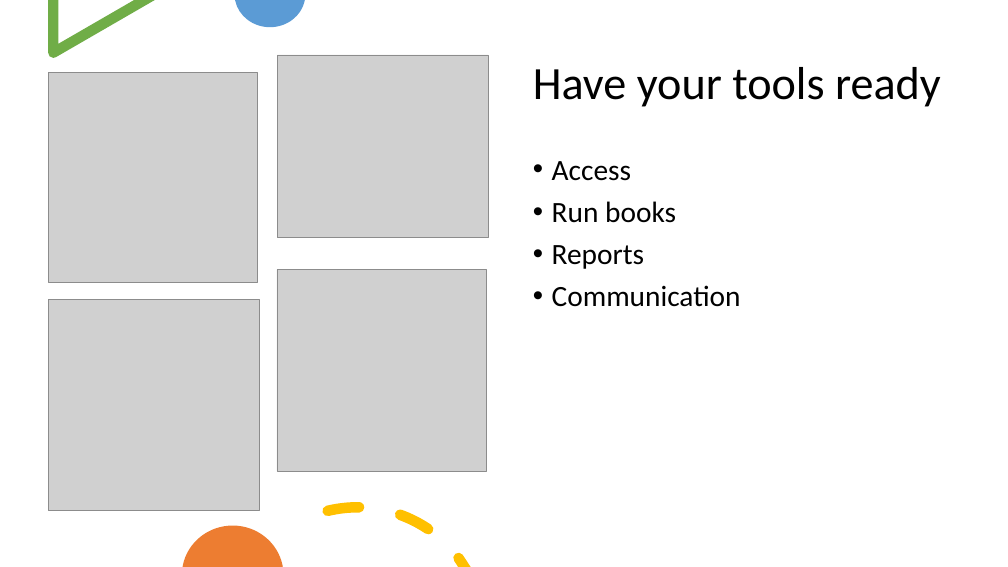
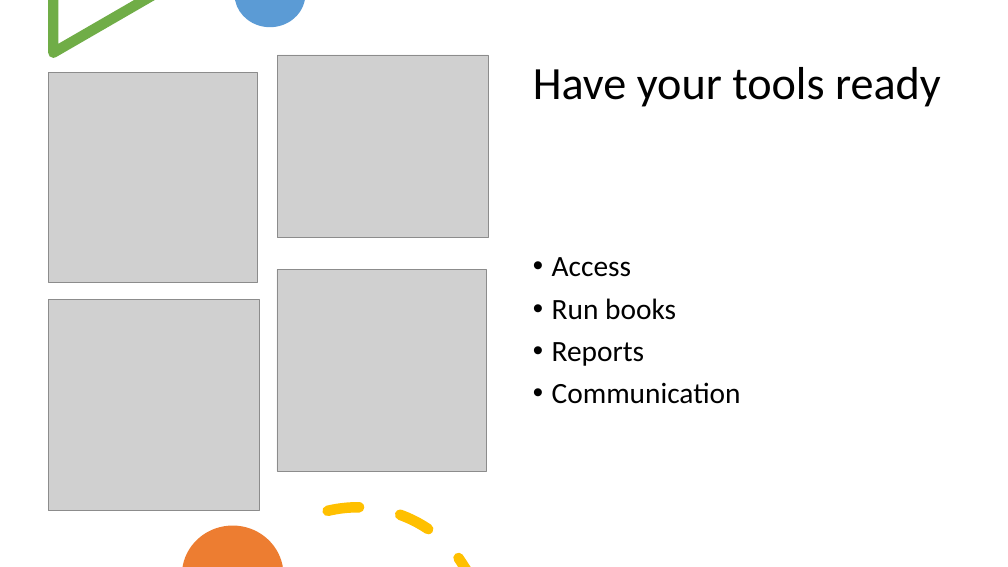
Before and after one commit to qbalsdon/qbalsdon.github.io, a slide deck: slide 5 of presentations/prod_support.pptx. Drawn at 1008x567 pixels with LibreOffice and Linux fonts; fonts in the diff are those of the drawing; grey boxes stand for pictures. Boxes give left, top, right and bottom in pixels: in the first picture for what was removed or moved away, otherwise in the second. Text is boxed around its words. In the diff, an @@ line names an element or a change of style, - is before the commit and + after.

```diff
--- a/presentations/prod_support.pptx
+++ b/presentations/prod_support.pptx
@@ text "Access" at (552, 257, 741, 404): vertical alignment top to middle @@
```
Also in this commit, not shown: 1 other slide changed, 5 other files.
